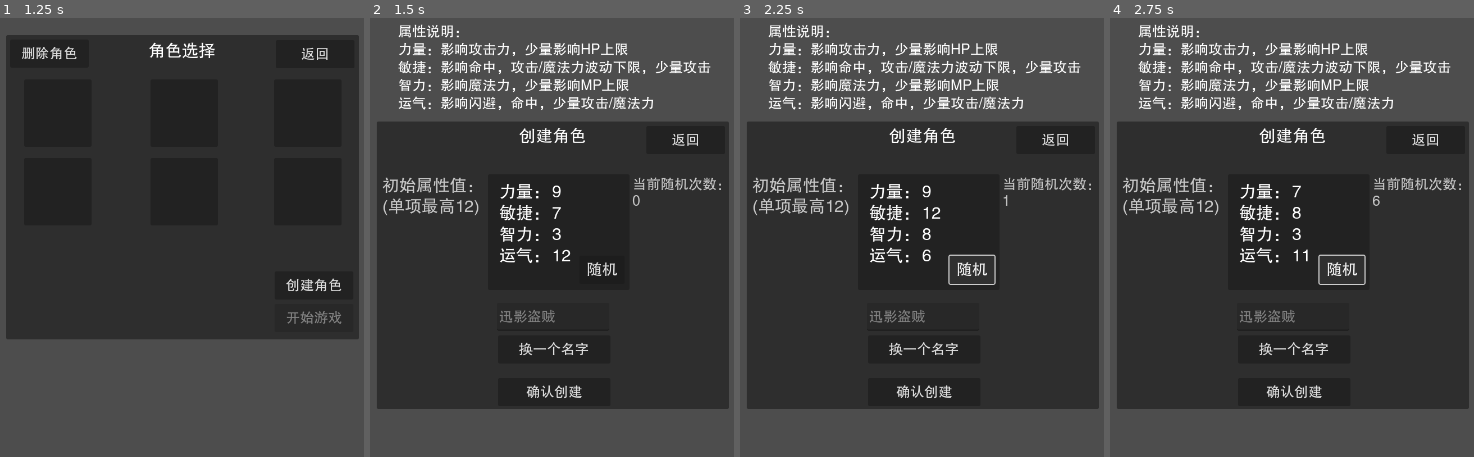
Above: before the commit, frames 1-4 (left to right).
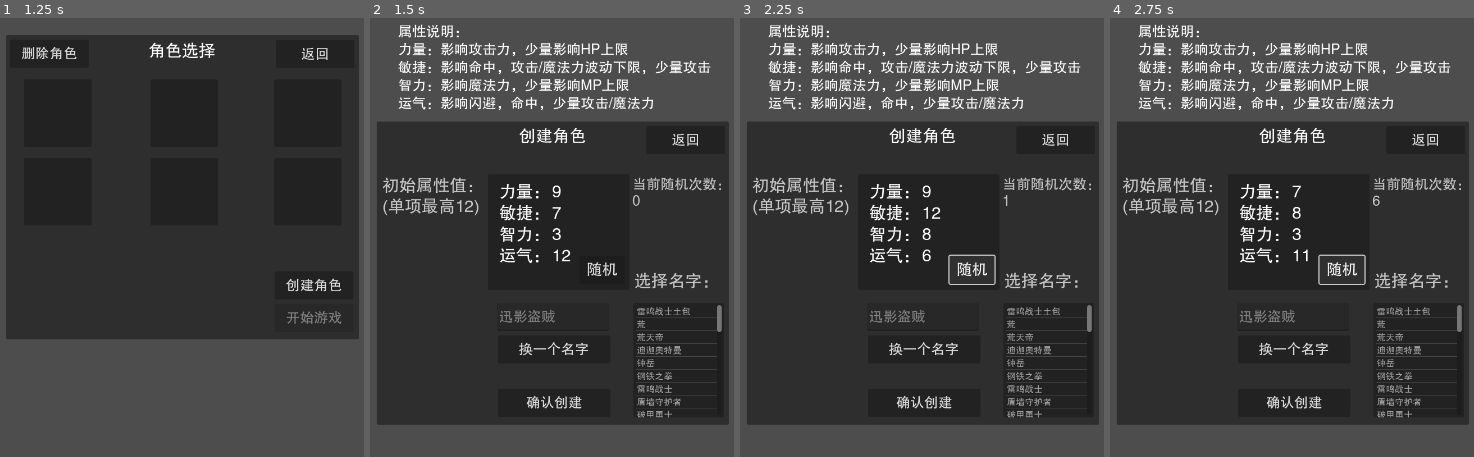
Above: after the commit, the same moments.

Repository: limingboGitHub/TextAdventure
Game: Godot game, scene res://src/scenes/start.tscn
The game is run twice, just before and just after one commit, with the same random seed, the same clock (stepped at 60 frames per second) and the same inputs.
Inputs:
- Up to frame 1 (1.25 s): click "开始游戏" at 0.5 s
- Up to frame 2 (1.5 s): click "创建角色" at 1.25 s
- Up to frame 3 (2.25 s): click "随机" at 2 s
- Up to frame 4 (2.75 s): no input

Frame 1 is identical in both runs. In frame 2, 5.0% of the frame differs, in the area x 1-99%, y 57-93%; in frame 3, 5.0%; in frame 4, 5.0%.

Commit message:
feat: 名字选择功能

Diff:
--- a/src/scenes/role_create.gd
+++ b/src/scenes/role_create.gd
@@ -20,6 +20,12 @@
 
 # 角色名（随机角色名）
 var role_name_table = [
+	"雷鸣战士土包",
+	"荒",
+	"荒天帝",
+	"迪迦奥特曼",
+	"钟岳",
+
 	"钢铁之拳",
 	"雷鸣战士",
 	"盾墙守护者",
@@ -81,6 +87,9 @@
 	# 随机一个角色名称
 	_random_role_name()
 
+	for name in role_name_table:
+		$ItemList.add_item(name)
+
 
 
 # Called every frame. 'delta' is the elapsed time since the previous frame.
@@ -205,3 +214,7 @@
 
 func _on_refresh_timer_timeout() -> void:
 	_random_allocate()
+
+
+func _on_item_list_item_selected(index: int) -> void:
+	$Player/Name.text = role_name_table[index]
--- a/src/scenes/role_create.tscn
+++ b/src/scenes/role_create.tscn
@@ -18,7 +18,7 @@
 offset_left = 12.0
 offset_top = 644.0
 offset_right = 639.0
-offset_bottom = 1156.0
+offset_bottom = 1184.0
 
 [node name="Title" type="Label" parent="."]
 layout_mode = 0
@@ -150,9 +150,9 @@
 [node name="OKCreateBt" type="Button" parent="."]
 layout_mode = 0
 offset_left = 228.0
-offset_top = 1101.0
+offset_top = 1120.0
 offset_right = 428.0
-offset_bottom = 1151.0
+offset_bottom = 1170.0
 theme = ExtResource("3_ovwvj")
 text = "确认创建"
 
@@ -180,6 +180,22 @@
 offset_top = 961.0
 offset_right = 277.0
 offset_bottom = 961.0
+
+[node name="Label2" type="Label" parent="."]
+offset_left = 471.0
+offset_top = 911.0
+offset_right = 621.0
+offset_bottom = 945.0
+theme = ExtResource("2_ux6g7")
+theme_override_colors/font_color = Color(0.784314, 0.784314, 0.784314, 1)
+text = "选择名字："
+
+[node name="ItemList" type="ItemList" parent="."]
+layout_mode = 0
+offset_left = 469.0
+offset_top = 967.0
+offset_right = 630.0
+offset_bottom = 1171.0
 
 [node name="AttributeDes" type="Label" parent="."]
 layout_mode = 0
@@ -201,4 +217,5 @@
 [connection signal="pressed" from="OKCreateBt" to="." method="_on_ok_create_bt_pressed"]
 [connection signal="pressed" from="RandomNameBt" to="." method="_on_random_name_bt_pressed"]
 [connection signal="pressed" from="BackBt" to="." method="_on_back_bt_pressed"]
+[connection signal="item_selected" from="ItemList" to="." method="_on_item_list_item_selected"]
 [connection signal="timeout" from="RefreshTimer" to="." method="_on_refresh_timer_timeout"]
